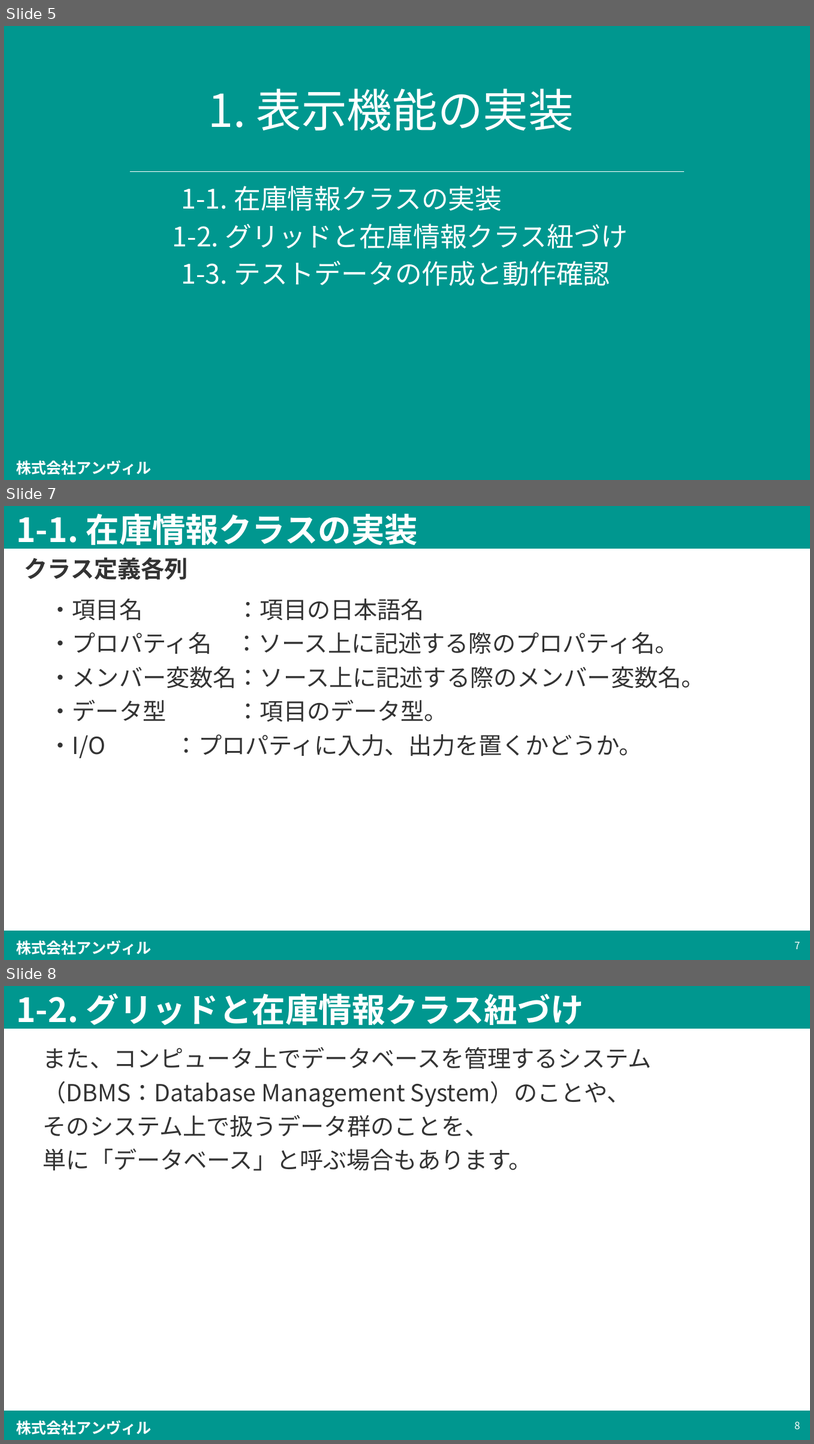
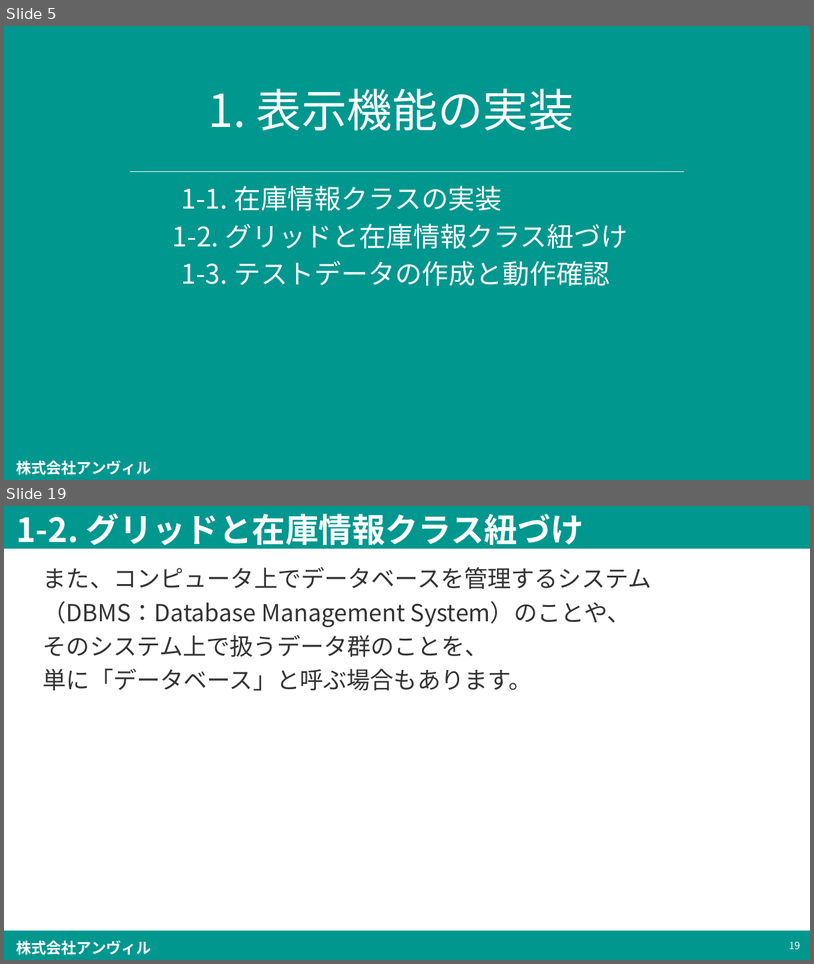
Before and after one commit to simada-anvil/trainingSample, a slide deck: trainingSample/[Anvil]プログラミング入門(仮題) (第1.0版) .pptx. Shown one above the other, each under a label of ours: slides 5, 7 and 8 before the commit, slides 5 and 19 after it; the slides between them are not shown. The pictures are 814x1444 and 814x964 pixels, drawn with LibreOffice and Linux fonts; fonts in the diff are those of the drawing; background and template pictures are left out. Boxes give left, top, right and bottom in pixels: in the first picture for what was removed or moved away, otherwise in the second. Text is boxed around its words. In the diff, an @@ line names an element or a change of style, - is before the commit and + after.

```diff
--- a/trainingSample/[Anvil]プログラミング入門(仮題) (第1.0版) .pptx
+++ b/trainingSample/[Anvil]プログラミング入門(仮題) (第1.0版) .pptx
@@ slide 7 removed at box(4, 506, 810, 960), background #FFFFFF; not listed: 3 template elements that a slide beside it also shows @@
@@ title removed at box(16, 514, 418, 550) @@
-1-1. 在庫情報クラスの実装
@@ text removed at box(24, 557, 188, 580) @@
-クラス定義各列
@@ text removed at box(49, 598, 705, 758) @@
-・項目名 ：項目の日本語名
-・プロパティ名 ：ソース上に記述する際のプロパティ名。
-・メンバー変数名：ソース上に記述する際のメンバー変数名。
-・データ型 ：項目のデータ型。
-・I/O ：プロパティに入力、出力を置くかどうか。
@@ page number removed at box(795, 941, 800, 949) @@
-7
@@ what was slide 8 is now slide 19 @@
@@ page number at box(789, 941, 801, 949): text changed @@
-8
+19
```
Also in this commit, not shown: 1 slide changed, 12 slides added, 2 other files.
